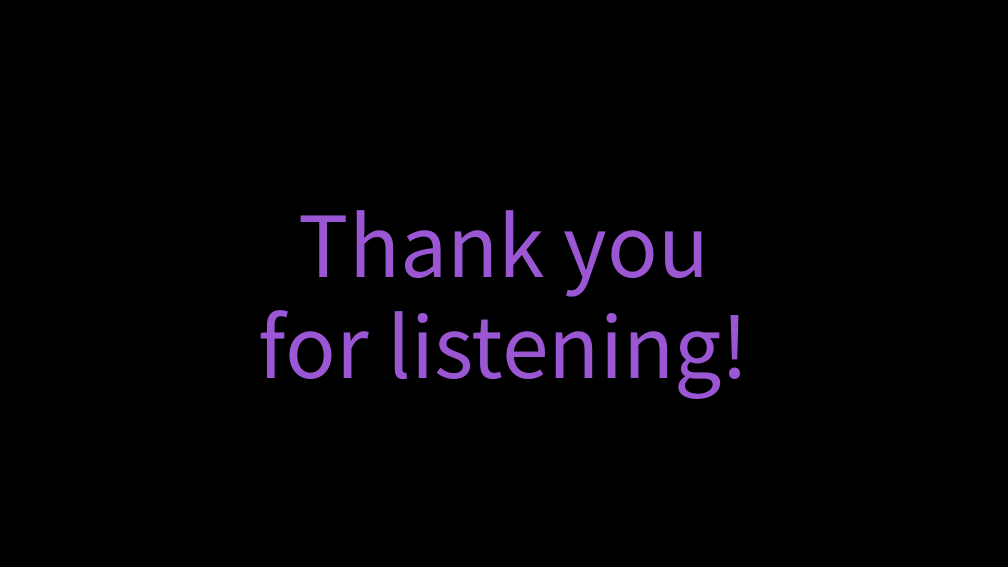
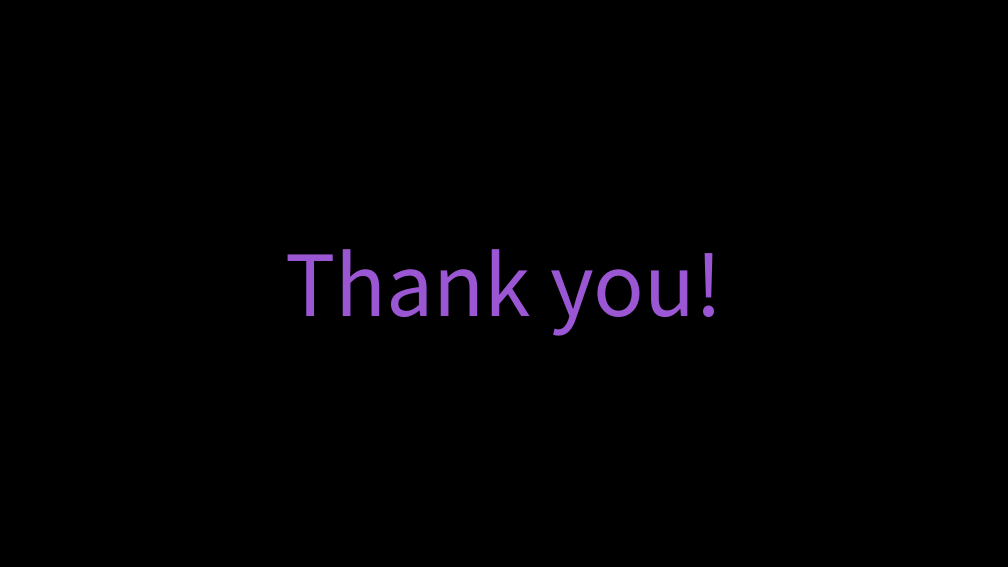
Before and after one commit to neoyeon/leeSeoYeon, a slide deck: slide 21 of 게임제작1_01_3조.pptx. Drawn at 1008x567 pixels with LibreOffice and Linux fonts; fonts in the diff are those of the drawing. Boxes give left, top, right and bottom in pixels: in the first picture for what was removed or moved away, otherwise in the second. Text is boxed around its words. In the diff, an @@ line names an element or a change of style, - is before the commit and + after.

```diff
--- a/게임제작1_01_3조.pptx
+++ b/게임제작1_01_3조.pptx
@@ text at (285, 249, 722, 336): text changed @@
-Thank you
-for listening!
+Thank you!
```
Also in this commit, not shown: 4 other slides changed, 1 slide added, 1 slide removed.
